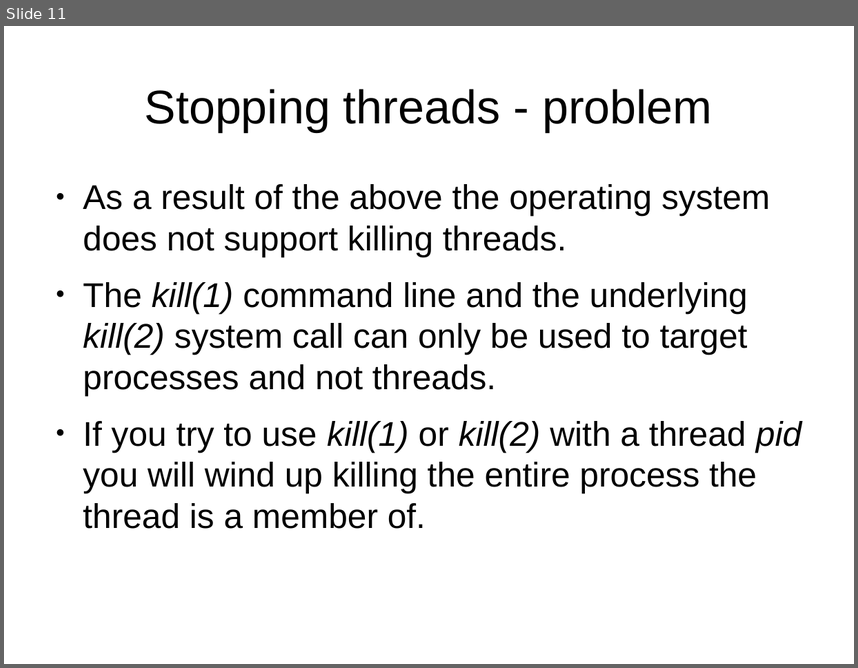
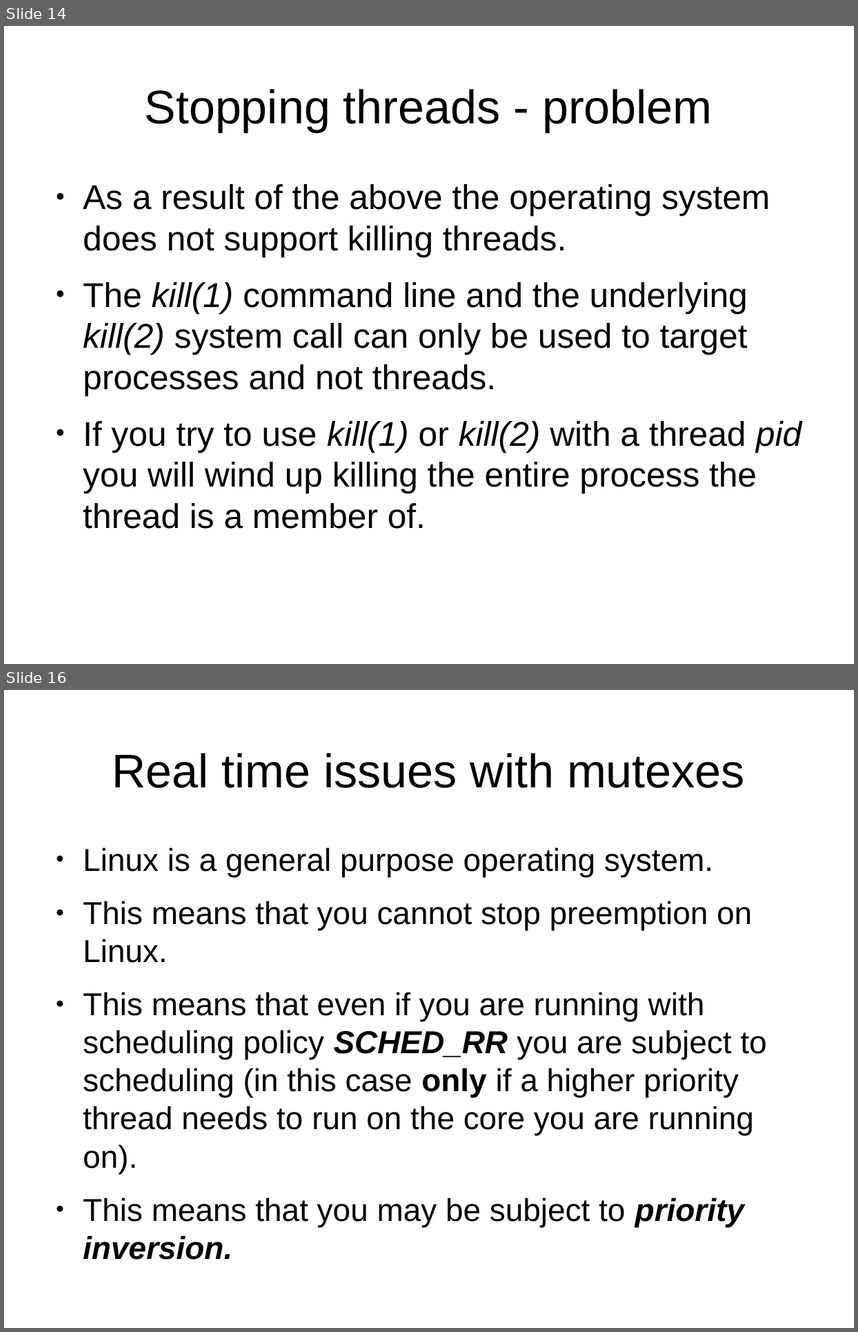
Before and after one commit to kalmuthu/slides, a slide deck: odp/pthreads_linux.odp. Shown one above the other, each under a label of ours: slide 11 before the commit, slides 14 and 16 after it; the slides between them are not shown. The pictures are 858x668 and 858x1332 pixels, drawn with LibreOffice and Linux fonts; fonts in the diff are those of the drawing. Boxes give left, top, right and bottom in pixels: in the first picture for what was removed or moved away, otherwise in the second. Text is boxed around its words. In the diff, an @@ line names an element or a change of style, - is before the commit and + after.

Commit message:
more slides about pthreads and linux

```diff
--- a/odp/pthreads_linux.odp
+++ b/odp/pthreads_linux.odp
@@ slide 16 added at [4,690,854,1328], background #FFFFFF @@
@@ title added at [112,753,745,788], 44 pt, text #000000 @@
+Real time issues with mutexes
@@ text added at [83,847,766,1227], 29.6 pt, text #000000 @@
+● Linux is a general purpose operating system.
+● This means that you cannot stop preemption on Linux.
+● This means that even if you are running with scheduling policy SCHED_RR you are subject to scheduling (in this case only if a higher priority thread needs to run on the core you are running on).
+● This means that you may be subject to priority inversion.
@@ what was slide 11 is now slide 14 @@
```
Also in this commit, not shown: 10 other slides added.
